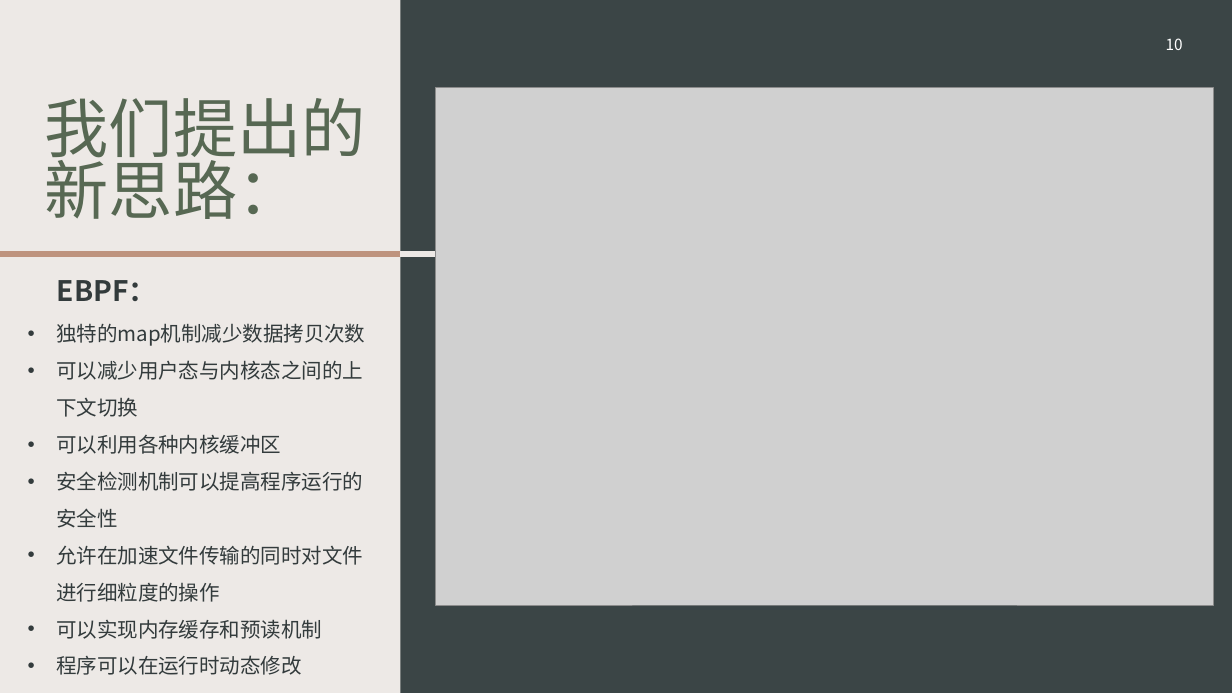
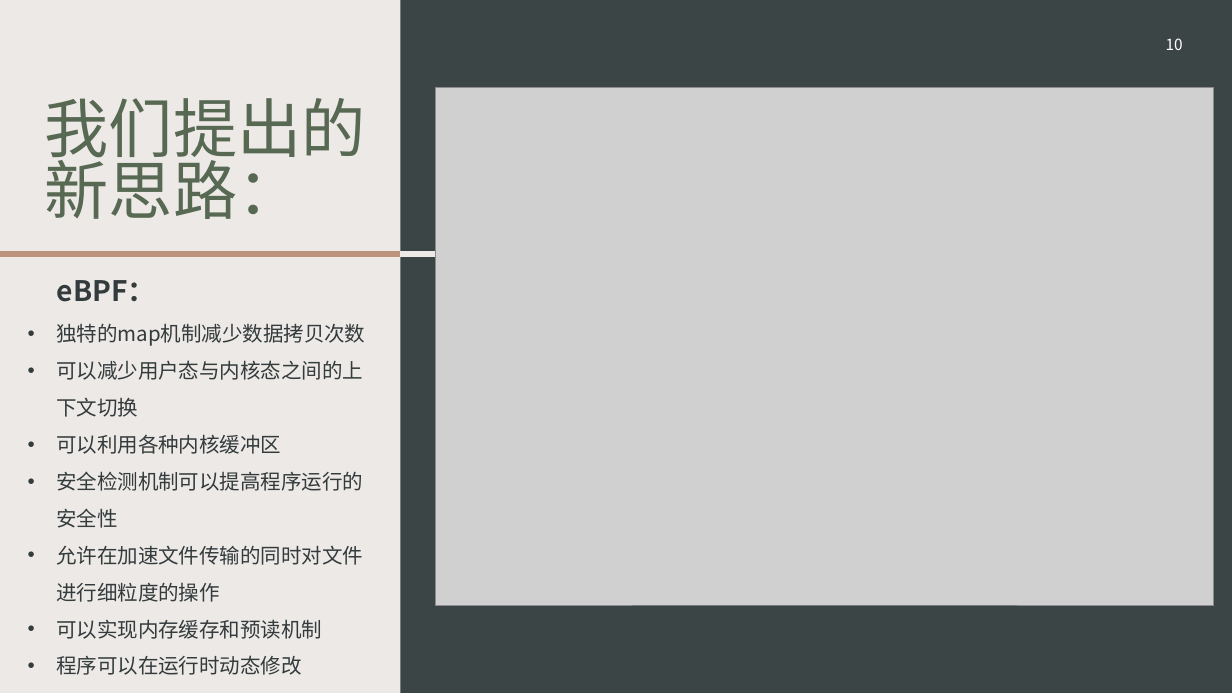
Before and after one commit to OSH-2023/x-FutureWithinBuzzyBees, a slide deck: slide 10 of docs/中期汇报.pptx. Drawn at 1232x693 pixels with LibreOffice and Linux fonts; fonts in the diff are those of the drawing; grey boxes stand for pictures; background and template pictures are left out. Boxes give left, top, right and bottom in pixels: in the first picture for what was removed or moved away, otherwise in the second. Text is boxed around its words. In the diff, an @@ line names an element or a change of style, - is before the commit and + after.

```diff
--- a/docs/中期汇报.pptx
+++ b/docs/中期汇报.pptx
@@ text at <box>57,280,156,302</box>: text changed @@
-EBPF：
+eBPF：
```
Also in this commit, not shown: 2 other slides changed, 2 other files.
